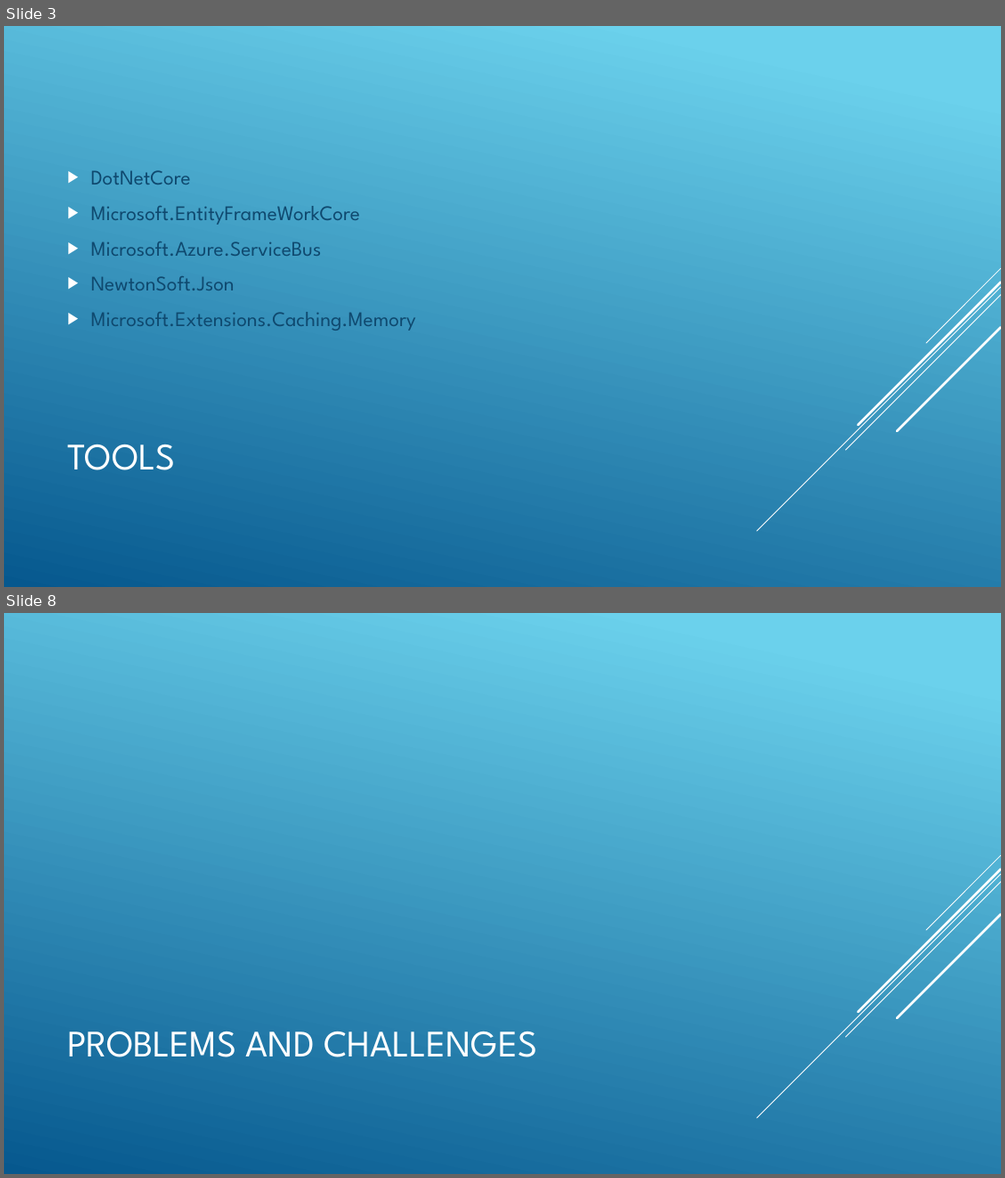
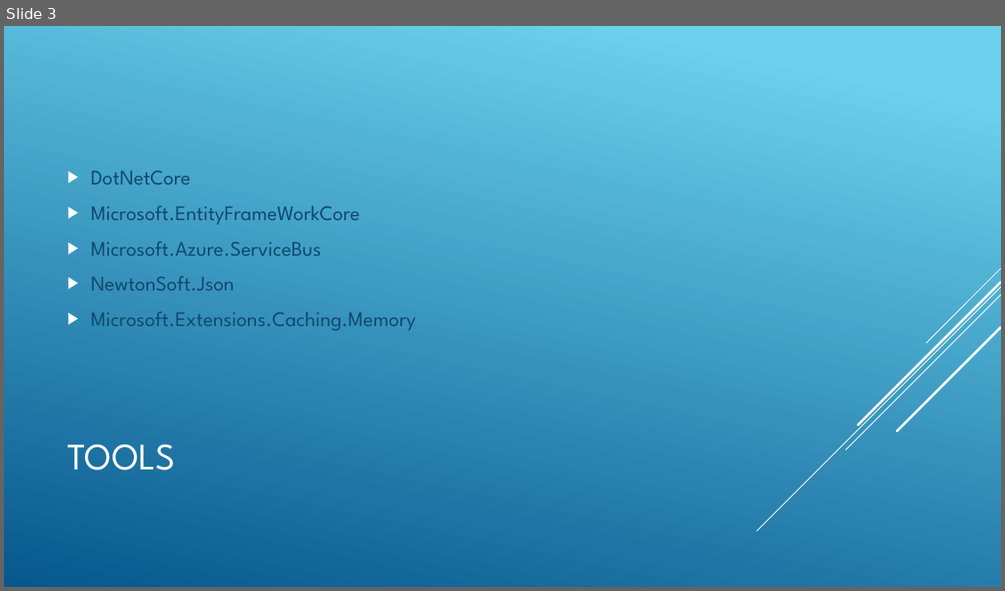
Before and after one commit to FTheron/LearningHub, a slide deck: LearningHubInReview.pptx. Shown one above the other, each under a label of ours: slides 3 and 8 before the commit, slide 3 after it; the slides between them are not shown. The pictures are 1005x1178 and 1005x591 pixels, drawn with LibreOffice and Linux fonts; fonts in the diff are those of the drawing. Boxes give left, top, right and bottom in pixels: in the first picture for what was removed or moved away, otherwise in the second. Text is boxed around its words. In the diff, an @@ line names an element or a change of style, - is before the commit and + after.

```diff
--- a/LearningHubInReview.pptx
+++ b/LearningHubInReview.pptx
@@ slide 8 removed at (x1=4, y1=613, x2=1001, y2=1174), background gradient #6ED2EB to #06588E; not listed: 5 template elements that a slide beside it also shows @@
@@ title removed at (x1=67, y1=1030, x2=537, y2=1057) @@
-PROBLEMS AND CHALLENGES
```
Also in this commit, not shown: 6 slides changed.
